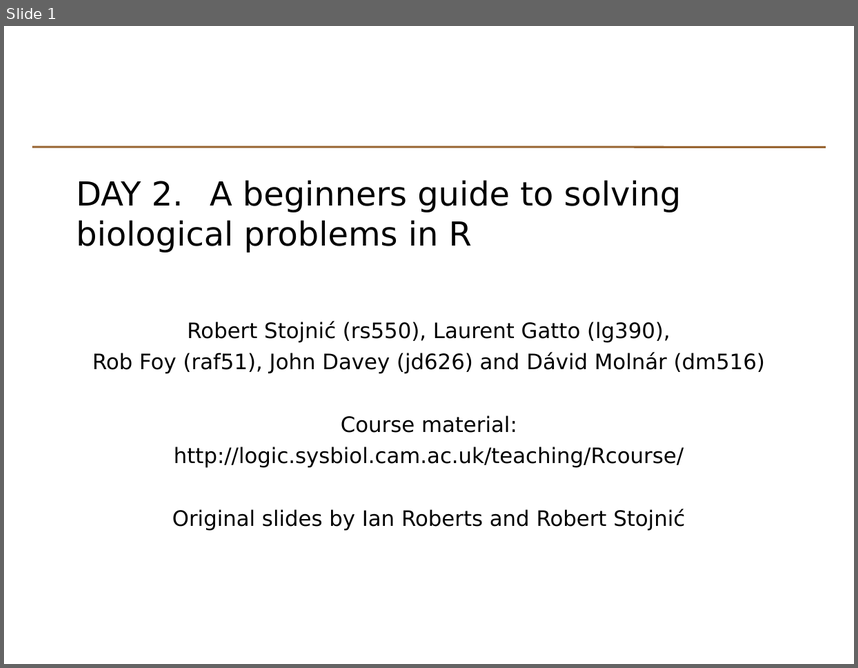
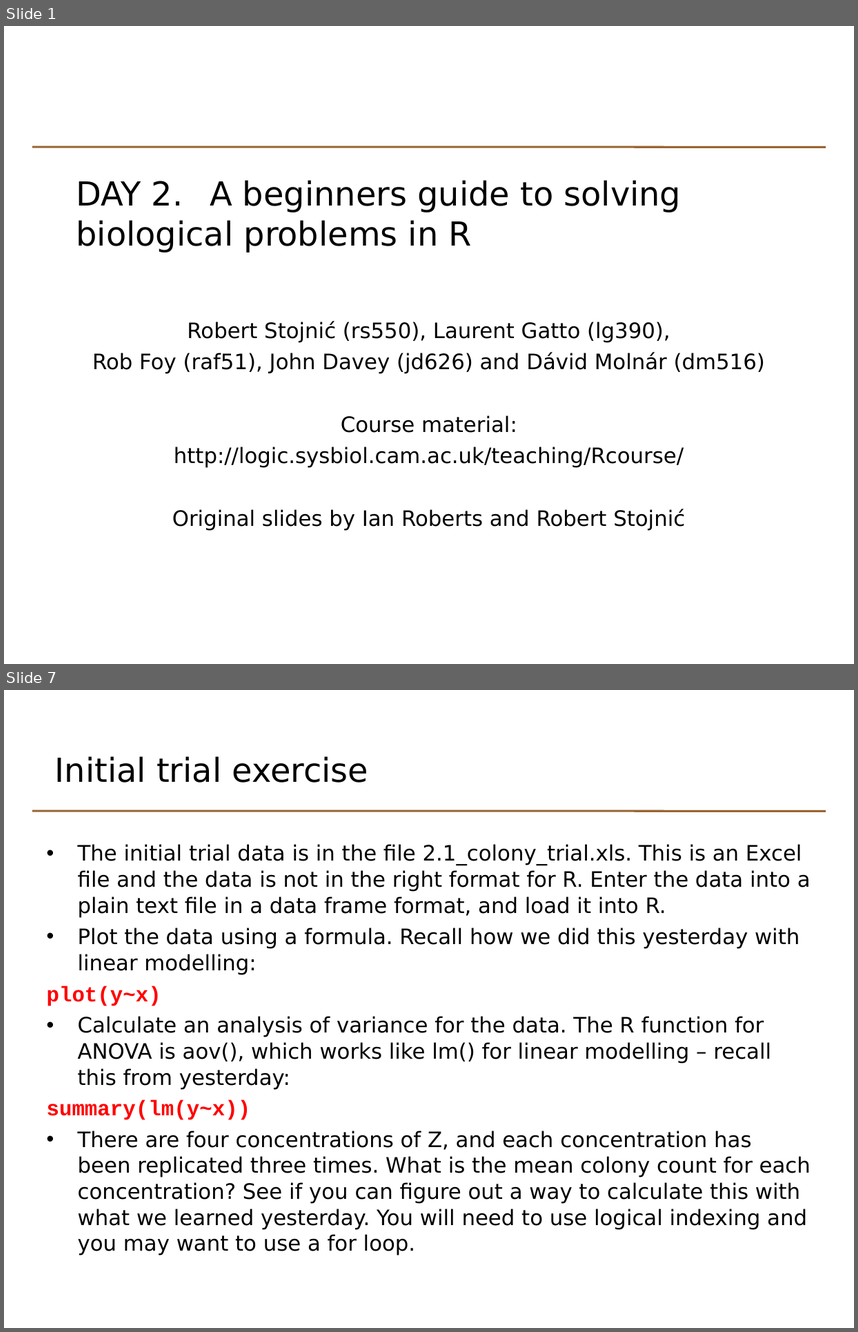
Before and after one commit to johnomics/basicr, a slide deck: Basic_R_Day_2_slides.odp. Shown one above the other, each under a label of ours: slide 1 before the commit, slides 1 and 7 after it; the slides between them are not shown. The pictures are 858x668 and 858x1332 pixels, drawn with LibreOffice and Linux fonts; fonts in the diff are those of the drawing. Boxes give left, top, right and bottom in pixels: in the first picture for what was removed or moved away, otherwise in the second. Text is boxed around its words. In the diff, an @@ line names an element or a change of style, - is before the commit and + after.

Commit message:
Rewrite of colony exercise

```diff
--- a/Basic_R_Day_2_slides.odp
+++ b/Basic_R_Day_2_slides.odp
@@ slide 7 added at [4, 690, 854, 1328], background #FFFFFF; not listed: 1 template element that a slide beside it also shows @@
@@ text added at [55, 756, 368, 782], 28 pt, text #000000 @@
+Initial trial exercise
@@ text added at [47, 844, 811, 1255], 18 pt, text #000000 @@
+• The initial trial data is in the file 2.1_colony_trial.xls. This is an Excel file and the data is not in the right format for R. Enter the data into a plain text file in a data frame format, and load it into R.
+• Plot the data using a formula. Recall how we did this yesterday with linear modelling:
+plot(y~x)
+• Calculate an analysis of variance for the data. The R function for ANOVA is aov(), which works like lm() for linear modelling – recall this from yesterday:
+summary(lm(y~x))
+• There are four concentrations of Z, and each concentration has been replicated three times. What is the mean colony count for each concentration? See if you can figure out a way to calculate this with what we learned yesterday. You will need to use logical indexing and you may want to use a for loop.
```
Also in this commit, not shown: 4 slides changed, 22 other slides added, 15 slides removed, 14 other files.
